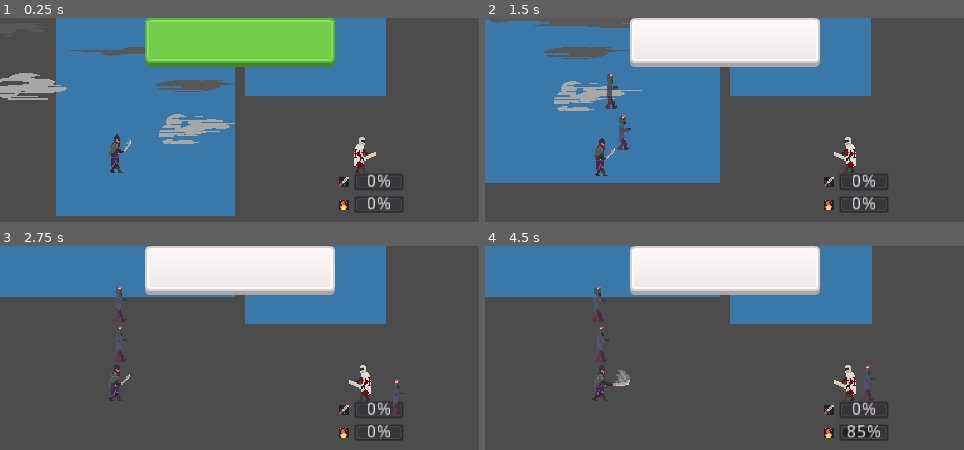
Above: before the commit, frames 1-4 (two rows, left to right).
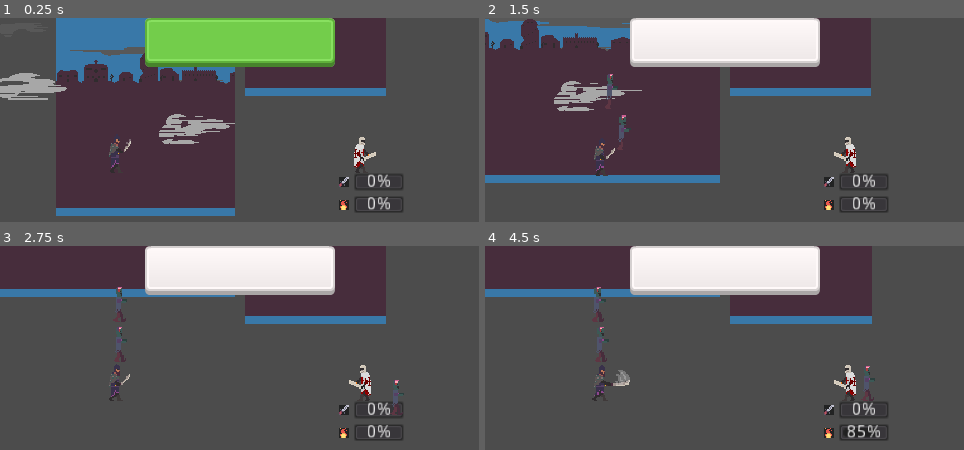
Above: after the commit, the same moments.

Repository: imav97/GMTK2021
Game: Godot game, scene res://Maps/Main0.tscn
Same seed, same stepped clock (60 frames per second), same inputs: the game is played once before the commit and once after it.
Inputs (mouse positions are in pixels of both pictures, inside the frame that each line leads up to):
- Up to frame 1 (0.25 s): no input
- Up to frame 2 (1.5 s): move the mouse to (829, 140) at 0.52 s; press the mouse at (829, 140) at 0.53 s; hold D (right) 0.53-1.28 s; move the mouse to (628, 166) at 1.27 s; release the mouse at (628, 166) at 1.28 s; hold S (down) from 1.28 s (still down); tap Shift (mana_attack) at 1.35 s
- Up to frame 3 (2.75 s): move the mouse to (287, 321) at 2.02 s; release S (down) at 2.03 s; hold D (right) from 2.03 s (still down); hold Space (simple_attack) from 2.03 s (still down)
- Up to frame 4 (4.5 s): move the mouse to (700, 435) at 2.77 s; release D (right) at 2.78 s; release Space (simple_attack) at 2.78 s; hold W (up) 2.78-3.53 s; click (700, 435) at 2.85 s; tap Enter at 3.5 s; move the mouse to (868, 421) at 3.52 s; hold Shift (mana_attack) 3.53-4.28 s; hold A (left) from 3.53 s (still down); move the mouse to (580, 339) at 4.27 s; tap Space (simple_attack) at 4.35 s

The runs differ from the first frame. In frame 1, 29% of the frame differs, in the area x 11-81%, y 0-94%; in frame 2, 34%, in the area x 0-81%, y 0-77%; in frame 3, 12%; in frame 4, 12%.

Commit message:
Better dynamic bg

Diff:
--- a/gmtk2021/DynamicClouds.tscn
+++ b/gmtk2021/DynamicClouds.tscn
@@ -1,9 +1,10 @@
-[gd_scene load_steps=9 format=2]
+[gd_scene load_steps=10 format=2]
 
 [ext_resource path="res://Resources/plaxBG_backgroundsClouds.png" type="Texture" id=1]
 [ext_resource path="res://BackgroundClouds.gd" type="Script" id=2]
 [ext_resource path="res://Resources/plaxBG_foregroundsClouds.png" type="Texture" id=3]
 [ext_resource path="res://Resources/sky.png" type="Texture" id=4]
+[ext_resource path="res://Resources/bg_houses.png" type="Texture" id=5]
 
 [sub_resource type="AtlasTexture" id=1]
 flags = 4
@@ -28,17 +29,22 @@
 "speed": 2.0
 } ]
 
-[node name="DynamicClouds" type="Node2D"]
+[node name="DynamicBG" type="Node2D"]
 
-[node name="AnimatedSprite" type="AnimatedSprite" parent="."]
+[node name="Sky" type="AnimatedSprite" parent="."]
 position = Vector2( 240, 136 )
-z_index = -3
+z_index = -4
 frames = SubResource( 4 )
-frame = 1
+frame = 2
 playing = true
 
+[node name="Houses" type="Sprite" parent="."]
+position = Vector2( 240, 128 )
+z_index = -2
+texture = ExtResource( 5 )
+
 [node name="BackgroundClouds" type="Node2D" parent="."]
-z_index = -2
+z_index = -3
 script = ExtResource( 2 )
 speed = 5
 limit = -1024
Binary file added: gmtk2021/Resources/bg_houses.png
Not shown, added: gmtk2021/Resources/bg_houses.png.import
